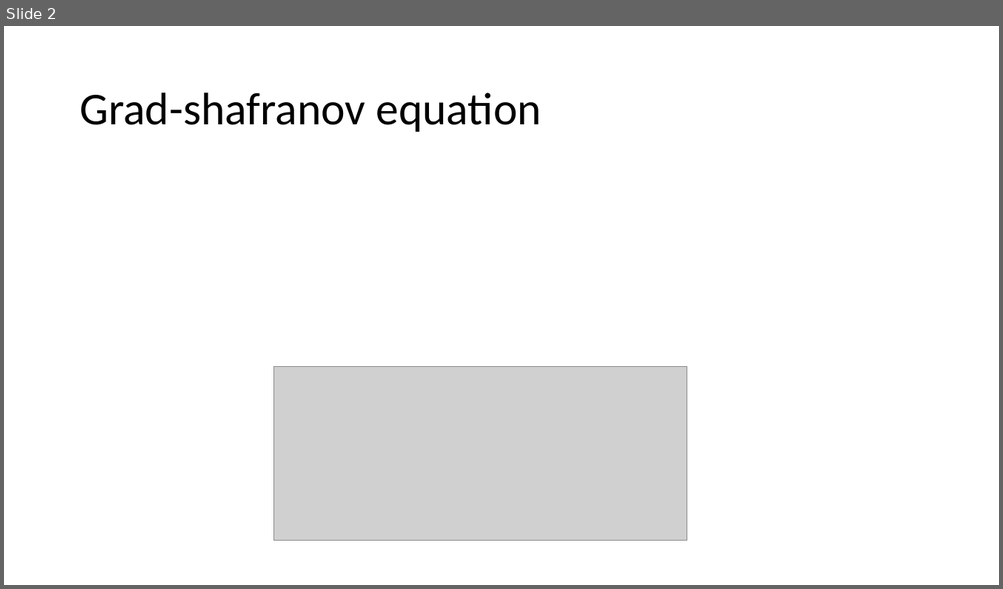
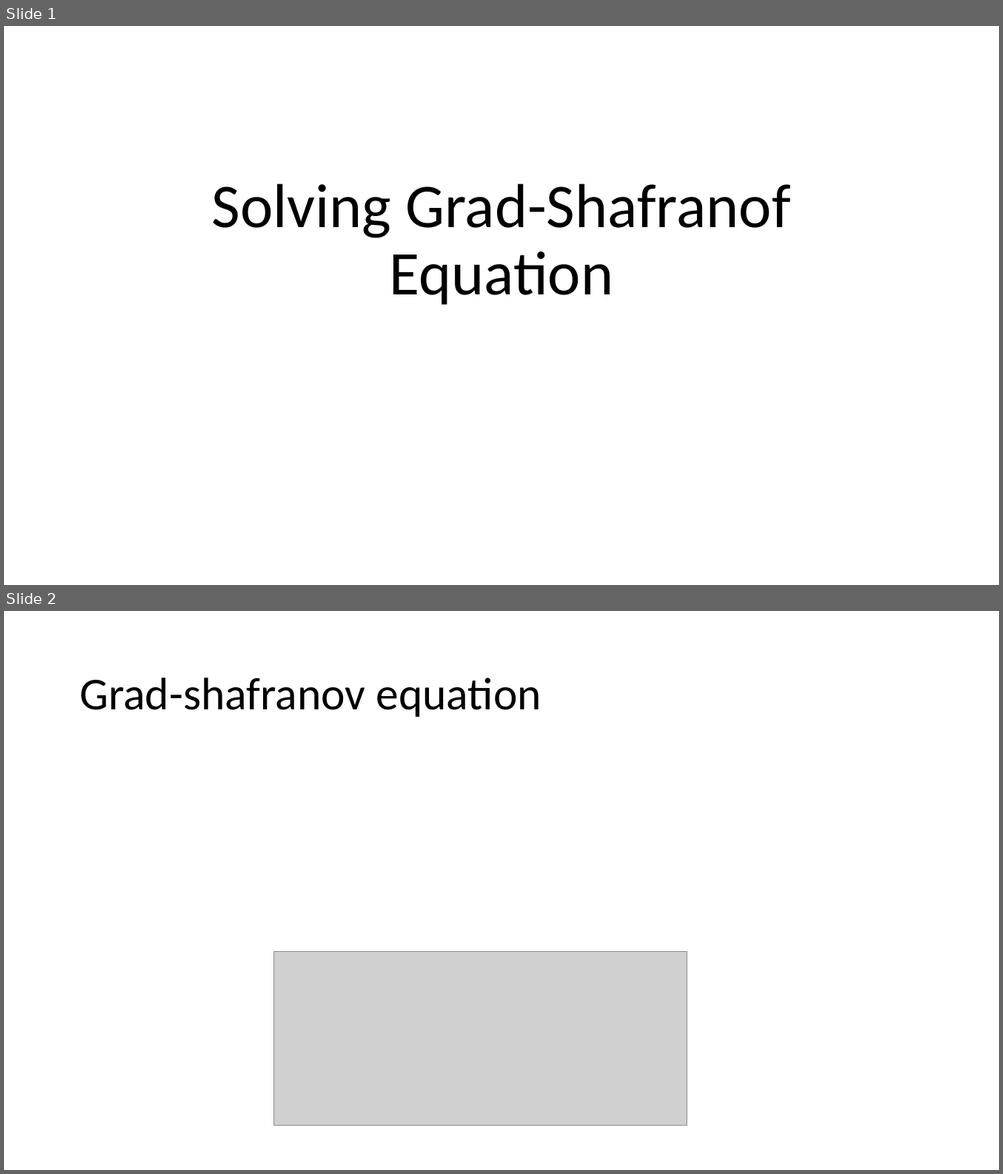
Before and after one commit to harryyudha7/thesis, a slide deck: solving GS equation.pptx. Shown one above the other, each under a label of ours: slide 2 before the commit, slides 1 and 2 after it. The pictures are 1003x589 and 1003x1174 pixels, drawn with LibreOffice and Linux fonts; fonts in the diff are those of the drawing; grey boxes stand for pictures. Boxes give left, top, right and bottom in pixels: in the first picture for what was removed or moved away, otherwise in the second. Text is boxed around its words. In the diff, an @@ line names an element or a change of style, - is before the commit and + after.

```diff
--- a/solving GS equation.pptx
+++ b/solving GS equation.pptx
@@ slide 1 added at [4, 26, 999, 585], background #FFFFFF @@
@@ title added at [212, 184, 790, 305], 60 pt, text #000000 @@
+Solving Grad-Shafranof Equation
```
Also in this commit, not shown: 13 other slides added, 2 slides removed, 4 other files.
